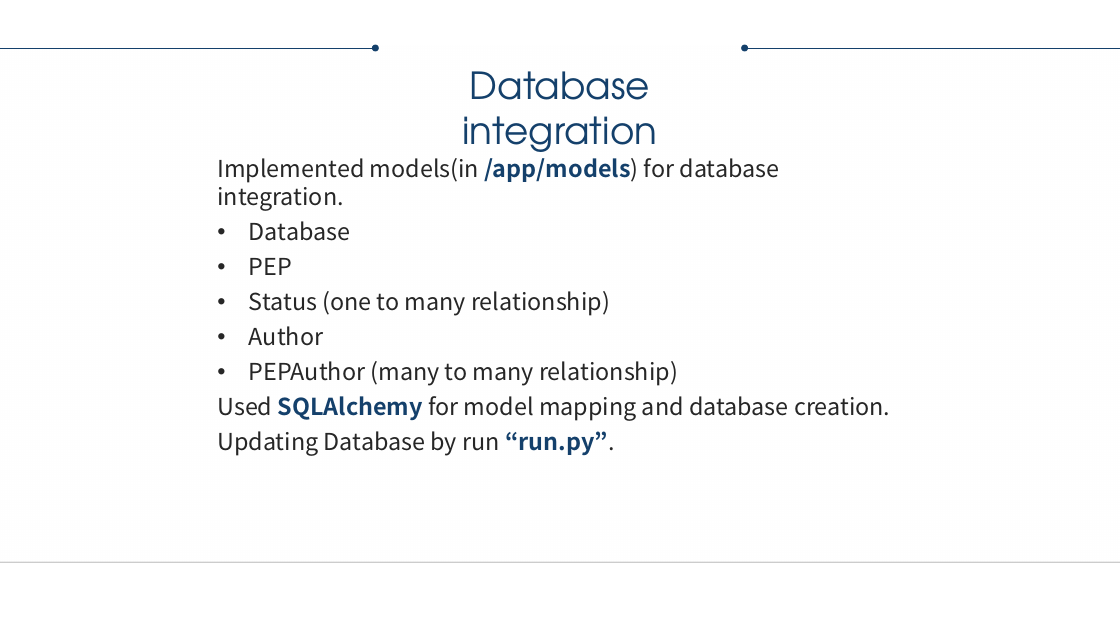
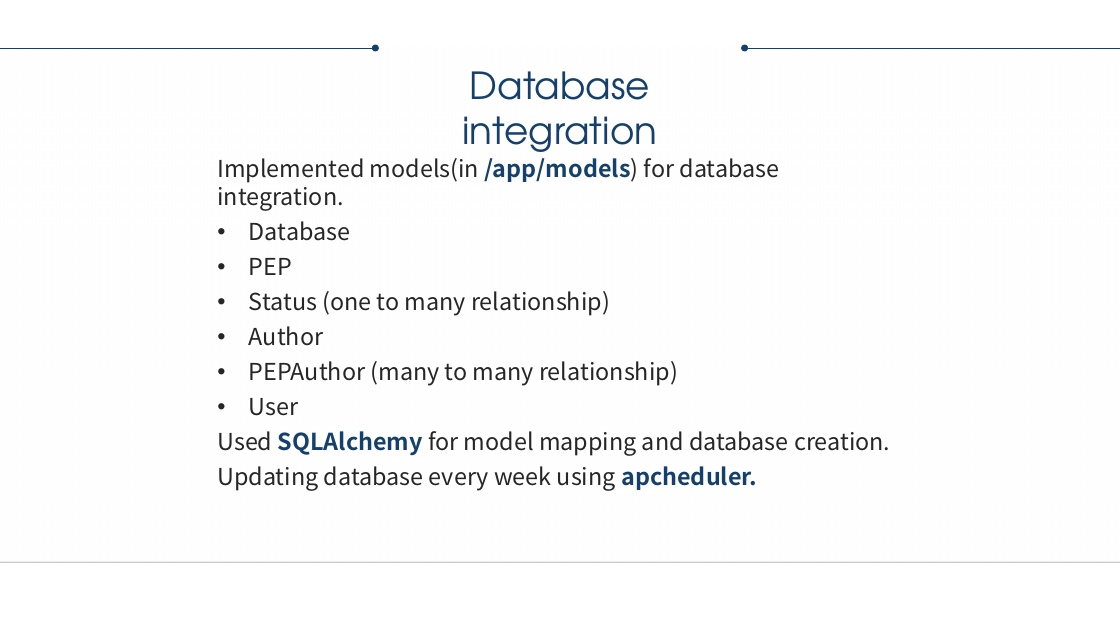
Before and after one commit to segadamyan/peps, a slide deck: slide 8 of PEP's Project.pptx. Drawn at 1120x630 pixels with LibreOffice and Linux fonts; fonts in the diff are those of the drawing; background and template pictures are left out. Boxes give left, top, right and bottom in pixels: in the first picture for what was removed or moved away, otherwise in the second. Text is boxed around its words. In the diff, an @@ line names an element or a change of style, - is before the commit and + after.

```diff
--- a/PEP's Project.pptx
+++ b/PEP's Project.pptx
@@ text at box(249, 398, 299, 416): paragraph added @@
+• User
@@ text at box(217, 466, 757, 491): text changed @@
-Updating Database by run “run.py”.
+Updating database every week using apcheduler.
```
Also in this commit, not shown: 4 other slides changed, 2 slides added, 1 slide removed.
